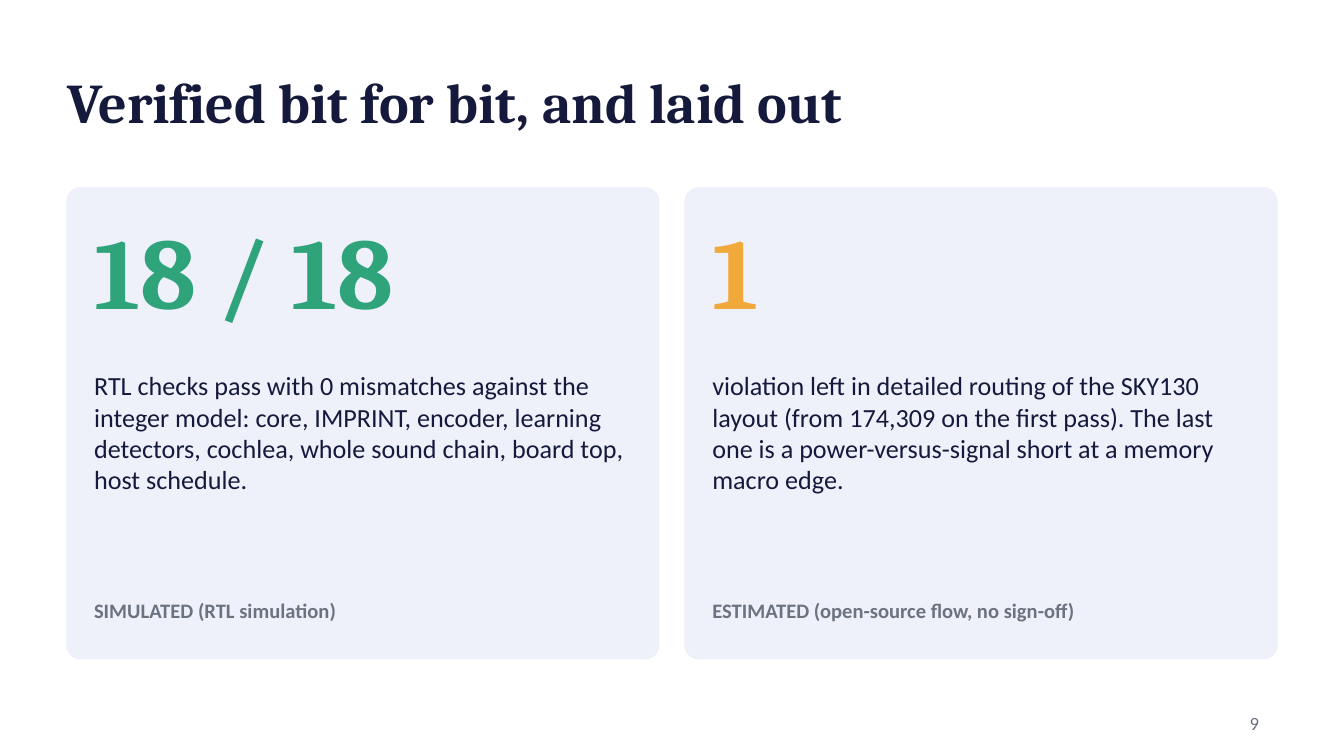
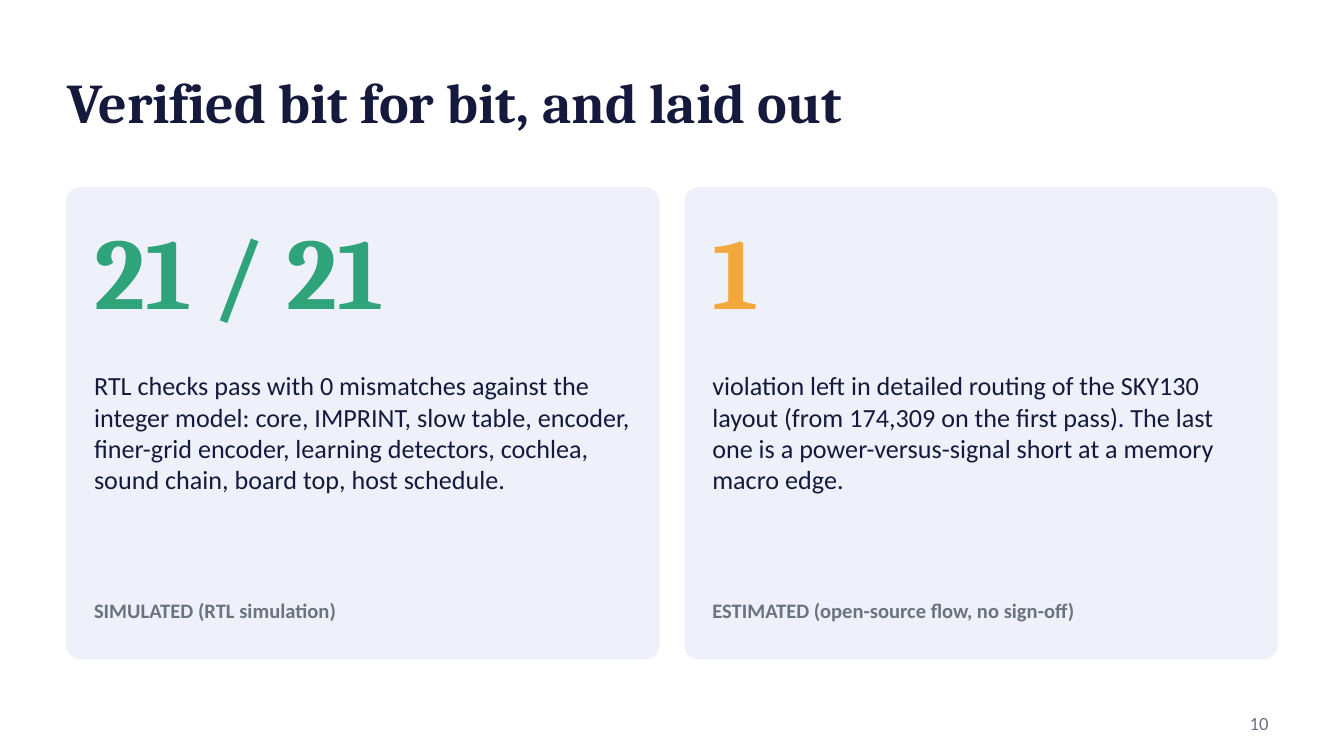
Before and after one commit to kurosaki11op-art/gpu2.0, a slide deck: slide 10 of docs/SPARK_Cortex_pitch.pptx (slide 9 before the commit). Drawn at 1344x756 pixels with LibreOffice and Linux fonts; fonts in the diff are those of the drawing. Boxes give left, top, right and bottom in pixels: in the first picture for what was removed or moved away, otherwise in the second. Text is boxed around its words. In the diff, an @@ line names an element or a change of style, - is before the commit and + after.

```diff
--- a/docs/SPARK_Cortex_pitch.pptx
+++ b/docs/SPARK_Cortex_pitch.pptx
@@ text at bbox=[94, 240, 384, 309]: text changed @@
-18 / 18
+21 / 21
@@ text at bbox=[94, 377, 630, 494]: text changed @@
-RTL checks pass with 0 mismatches against the integer model: core, IMPRINT, encoder, learning detectors, cochlea, whole sound chain, board top, host schedule.
+RTL checks pass with 0 mismatches against the integer model: core, IMPRINT, slow table, encoder, finer-grid encoder, learning detectors, cochlea, sound chain, board top, host schedule.
@@ page number at bbox=[1250, 718, 1269, 730]: text changed @@
-9
+10
```
Also in this commit, not shown: 2 other slides changed, 1 slide added, 4 other files.
